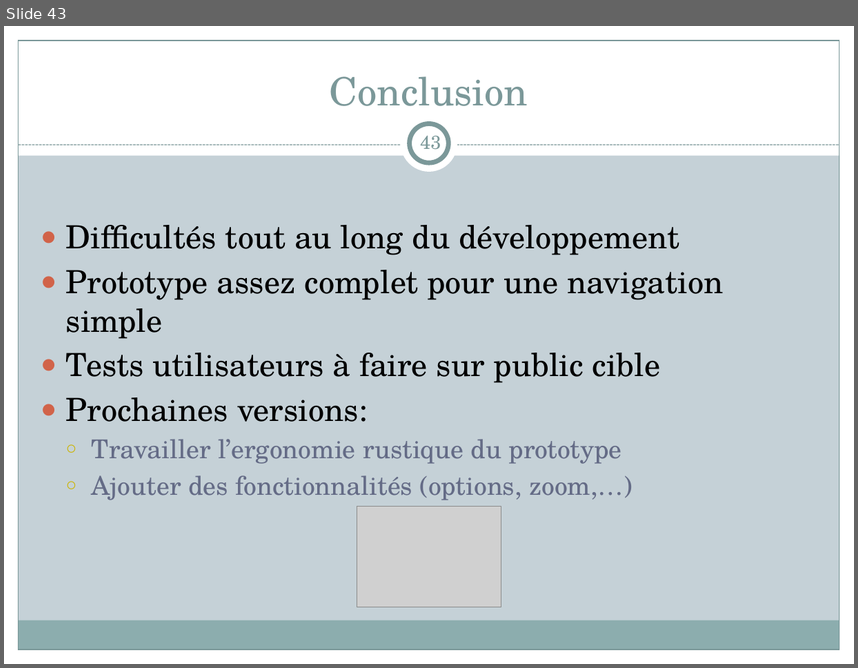
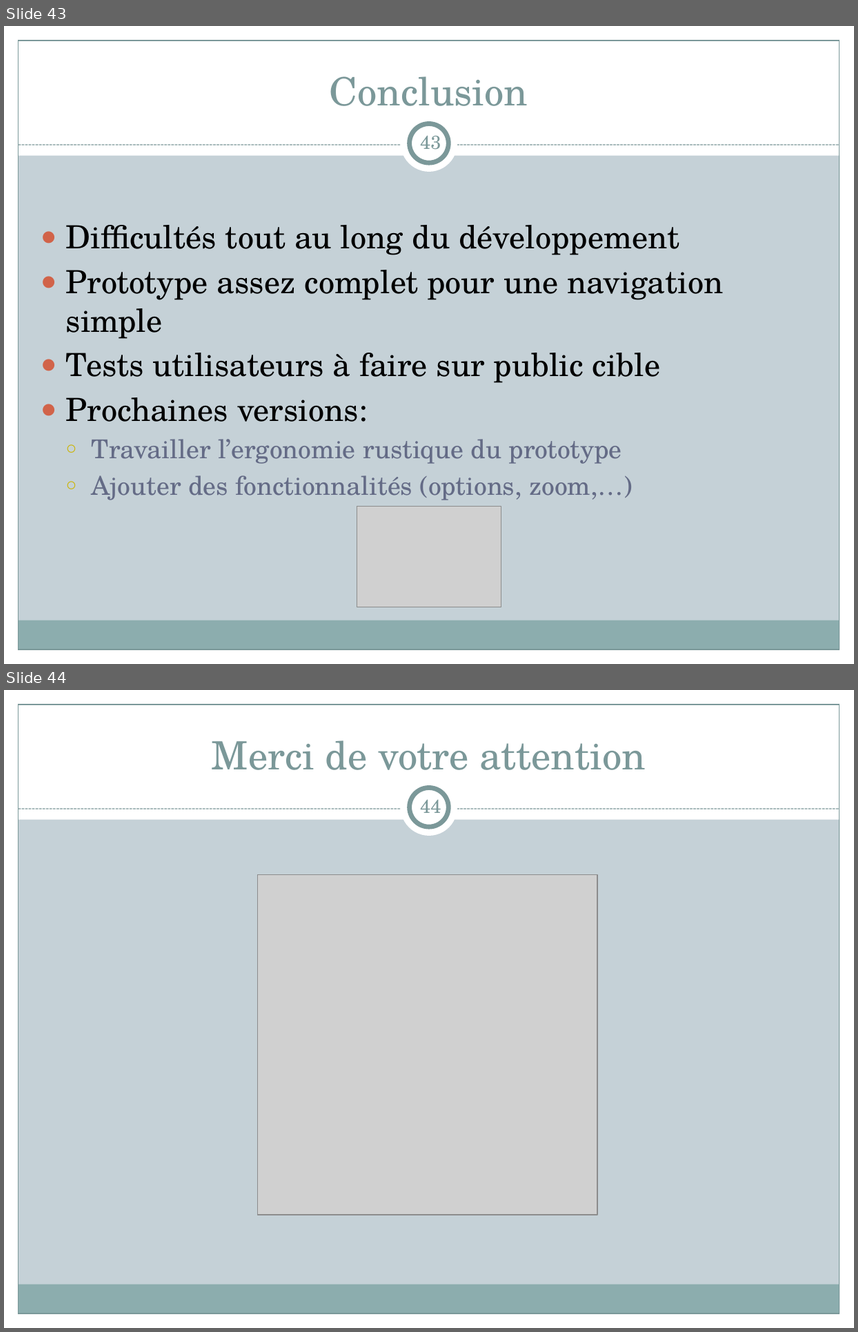
Before and after one commit to nicolasrn/pjtsyntshnr, a slide deck: wiki/HandiFox.pptx. Shown one above the other, each under a label of ours: slide 43 before the commit, slides 43 and 44 after it. The pictures are 858x668 and 858x1332 pixels, drawn with LibreOffice and Linux fonts; fonts in the diff are those of the drawing; grey boxes stand for pictures. Boxes give left, top, right and bottom in pixels: in the first picture for what was removed or moved away, otherwise in the second. Text is boxed around its words. In the diff, an @@ line names an element or a change of style, - is before the commit and + after.

```diff
--- a/wiki/HandiFox.pptx
+++ b/wiki/HandiFox.pptx
@@ slide 44 added at <box>4,690,854,1328</box>, background #C5D1D7; not listed: 9 template elements that a slide beside it also shows @@
@@ title added at <box>212,740,646,770</box>, 33 pt, text #7C999A @@
+Merci de votre attention
@@ page number added at <box>420,800,441,813</box>, 16 pt, text #7C999A @@
+44
@@ picture added at <box>257,874,597,1214</box> @@
```
Also in this commit, not shown: 7 slides changed.
